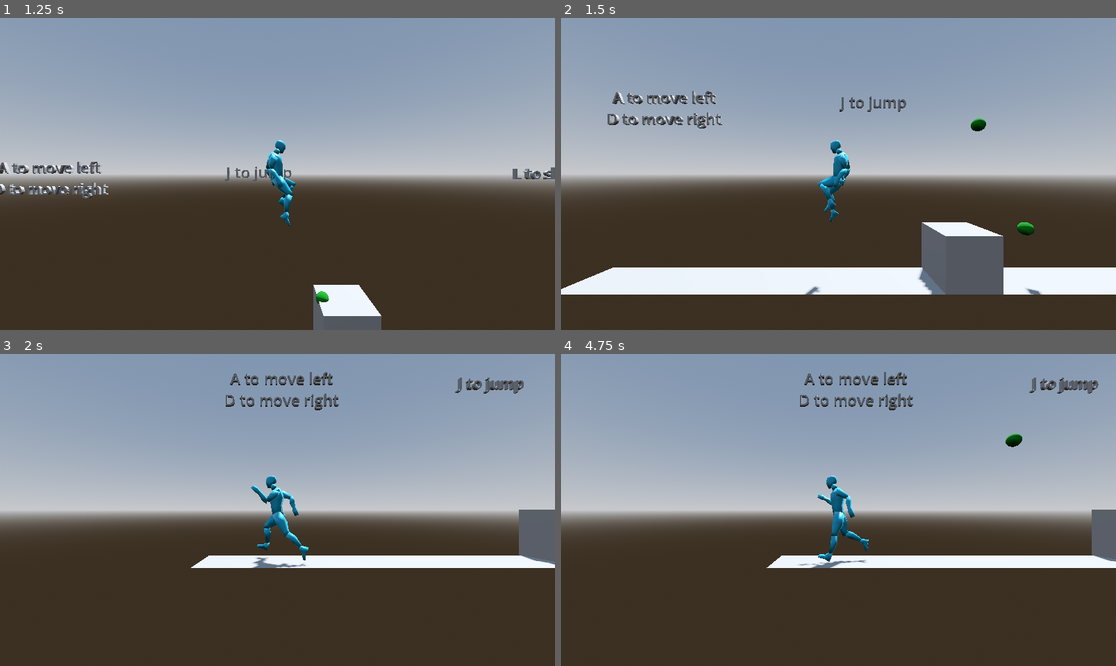
Above: before the commit, frames 1-4 (two rows, left to right).
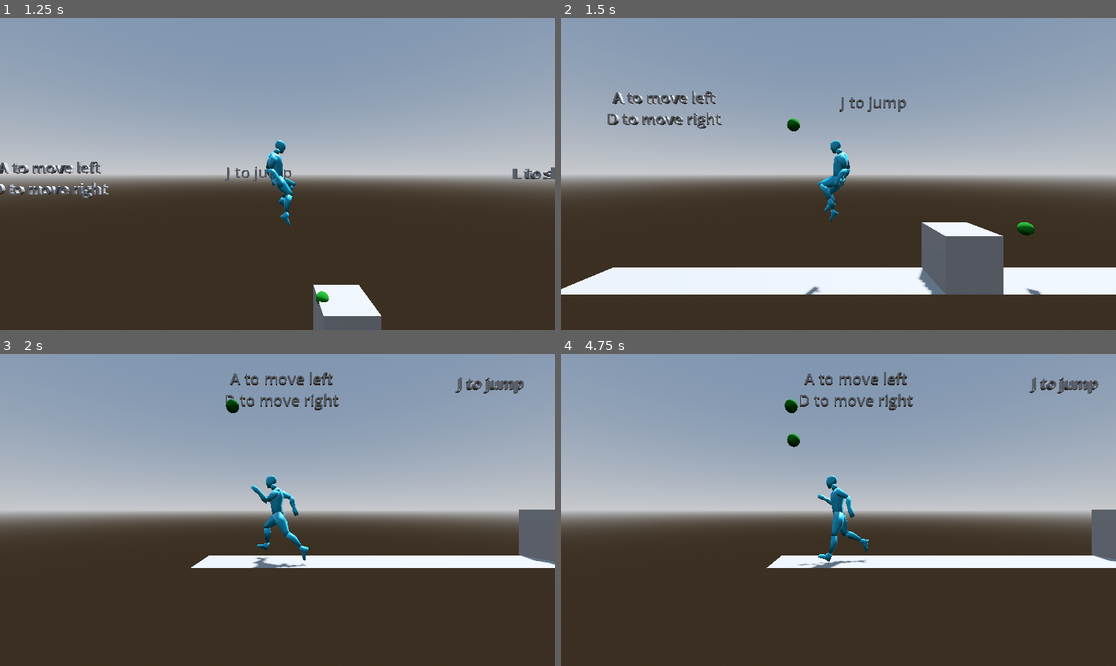
Above: after the commit, the same moments.

Repository: MeiirimZh/burning_forest_prototype
Game: Godot game, scene res://levels/world.tscn
Two runs of this game, one before a commit and one after it. Both use one fixed random seed, a clock stepped at 60 frames per second and the inputs below.
Inputs:
- Up to frame 1 (1.25 s): hold D (right) from 0.53 s (still down); tap K (attack) at 0.6 s; tap J (jump) at 0.77 s
- Up to frame 2 (1.5 s): release D (right) at 1.28 s; hold A (left) from 1.28 s (still down); tap K (attack) at 1.35 s
- Up to frame 3 (2 s): keep holding A (left); tap J (jump) at 1.52 s
- Up to frame 4 (4.75 s): release A (left) at 2.03 s; hold D (right) 2.03-3.53 s; tap L (slide) at 2.1, 4.35 s; tap K (attack) at 2.3, 2.85, 3.6, 4.55 s; tap J (jump) at 3.02, 3.77, 4.52 s; hold A (left) from 3.53 s (still down)

Frame 1 is identical in both runs. In frame 2, 0.2% of the frame differs, in the area x 40-77%, y 32-37%; in frame 3, less than 0.1%; in frame 4, 0.3%, in the area x 40-84%, y 14-30%.

Commit message:
Spirit projectiles have directions now

Diff:
--- a/scripts/spirit.gd
+++ b/scripts/spirit.gd
@@ -38,8 +38,9 @@
 
 func spawn_projectile():
 	var projectile_instance = projectile_scene.instantiate()
-	var spawn_position = self.global_position + Vector3(1, 1, 0)
+	var spawn_position = self.global_position + Vector3(last_direction, 1, 0)
 
+	projectile_instance.direction = last_direction
 	projectile_instance.position = spawn_position
 
 	get_tree().current_scene.add_child(projectile_instance)
--- a/scripts/spirit_projectile.gd
+++ b/scripts/spirit_projectile.gd
@@ -3,5 +3,8 @@
 # Physics variables
 @export var speed := 7.0
 
+# Variables
+var direction := 1
+
 func _physics_process(delta: float) -> void:
-	position.x += speed * delta
+	position.x += direction * speed * delta
